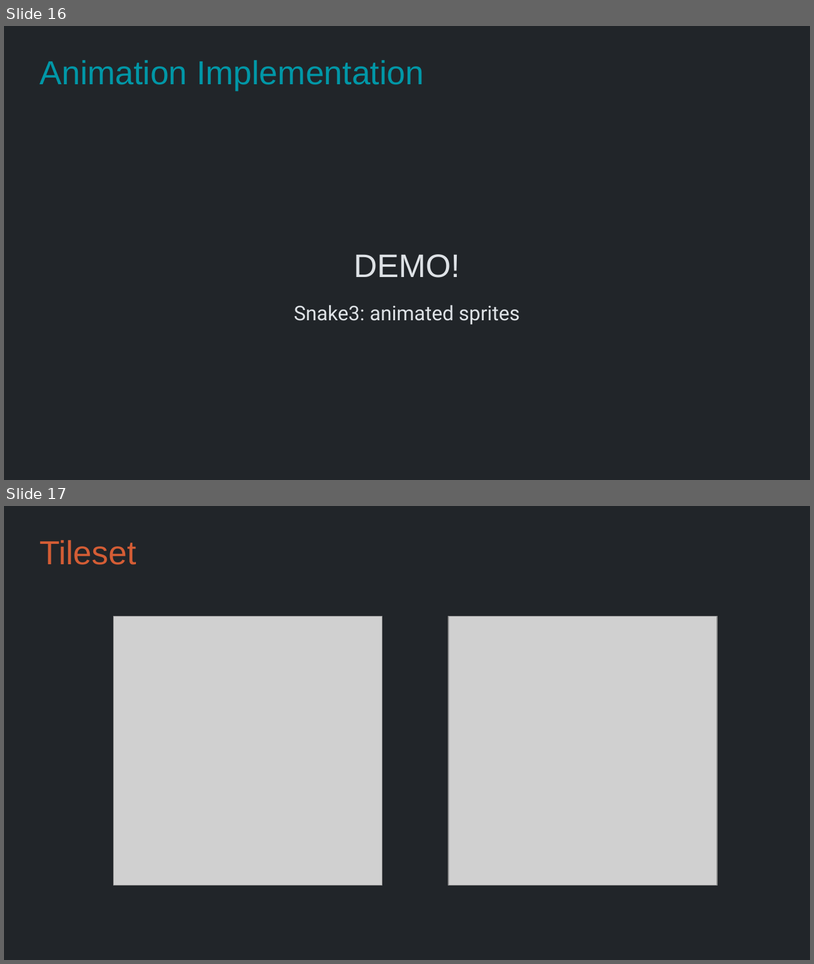
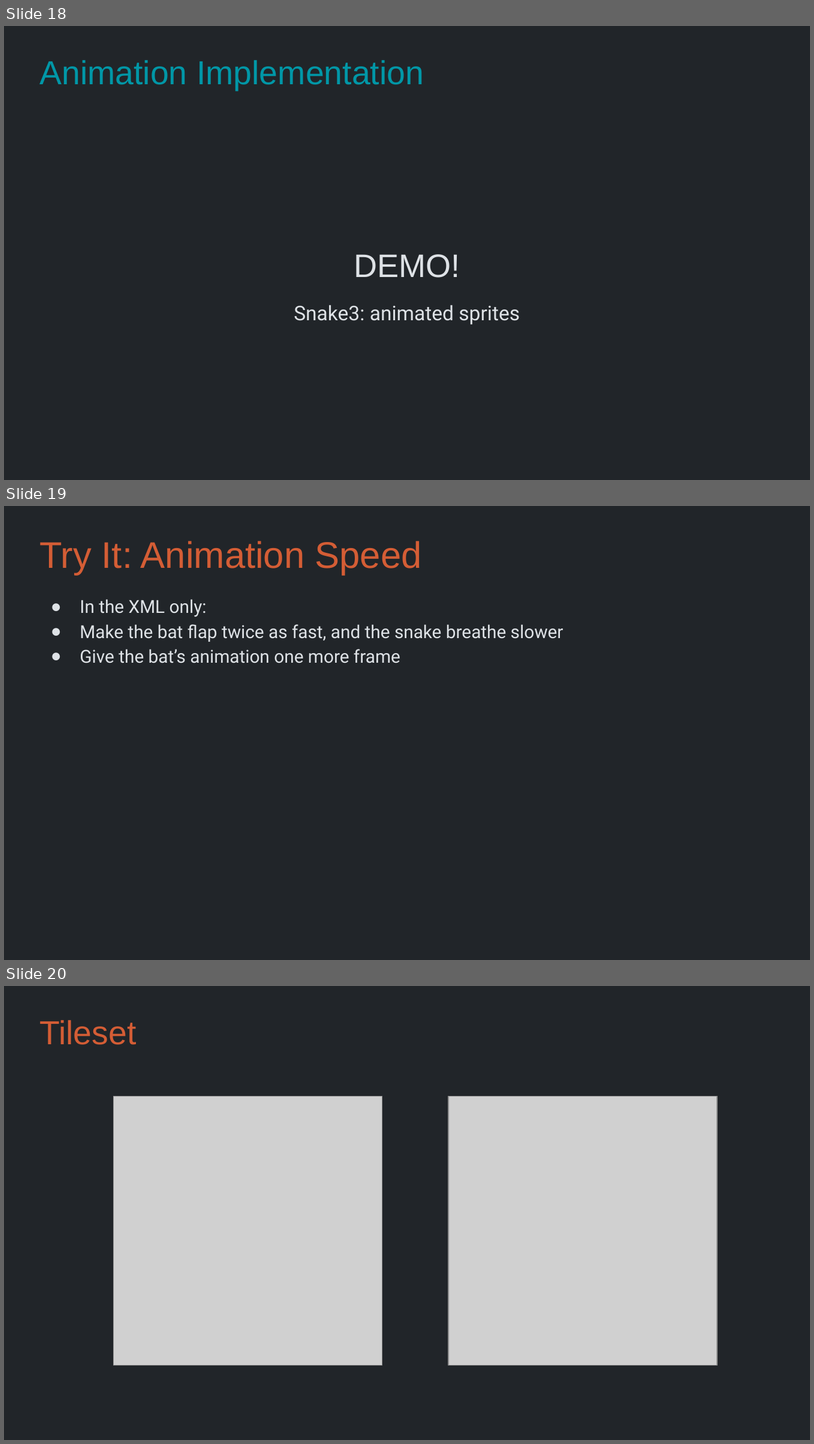
Before and after one commit to Metamate/gar, a slide deck: slides/03 Snake.pptx. Shown one above the other, each under a label of ours: slides 16 and 17 before the commit, slides 18, 19 and 20 after it. The pictures are 814x964 and 814x1444 pixels, drawn with LibreOffice and Linux fonts; fonts in the diff are those of the drawing; grey boxes stand for pictures. Boxes give left, top, right and bottom in pixels: in the first picture for what was removed or moved away, otherwise in the second. Text is boxed around its words. In the diff, an @@ line names an element or a change of style, - is before the commit and + after.

```diff
--- a/slides/03 Snake.pptx
+++ b/slides/03 Snake.pptx
@@ slide 19 added at bbox=[4, 506, 810, 960], background #212529 @@
@@ title added at bbox=[39, 541, 422, 575], 33 pt, text #D45D35 @@
+Try It: Animation Speed
@@ text added at bbox=[80, 599, 564, 663], 16 pt, text #DEE2E6 @@
+● In the XML only:
+● Make the bat flap twice as fast, and the snake breathe slower
+● Give the bat’s animation one more frame
@@ what was slide 16 is now slide 18 @@
@@ what was slide 17 is now slide 20 @@
```
Also in this commit, not shown: 4 other slides added, 2 other files.
